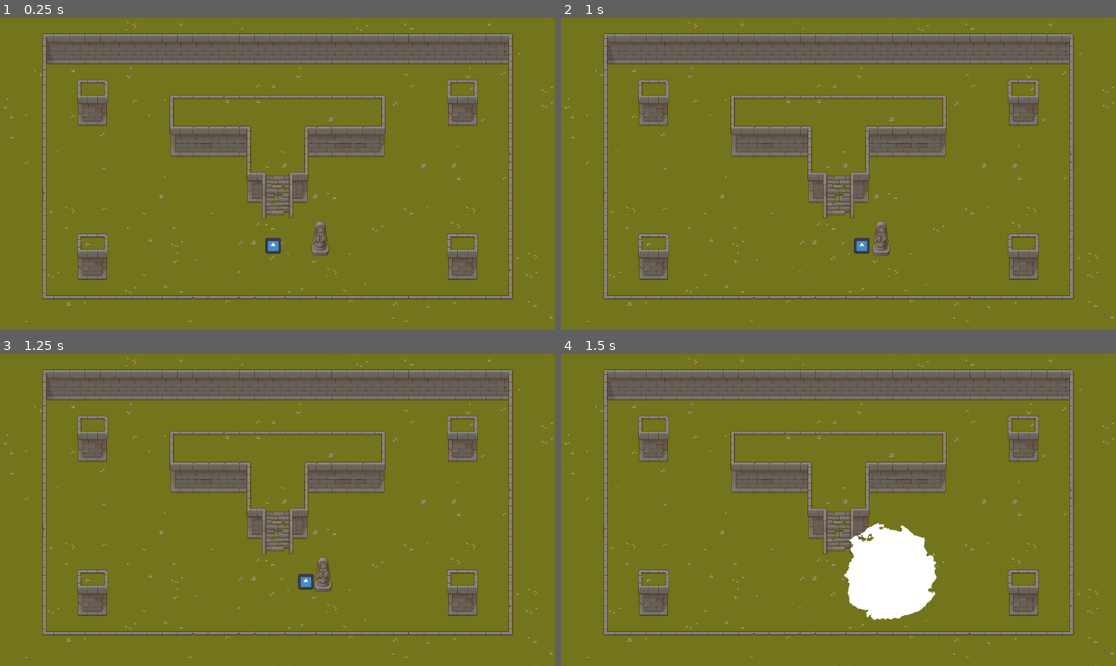
Above: before the commit, frames 1-4 (two rows, left to right).
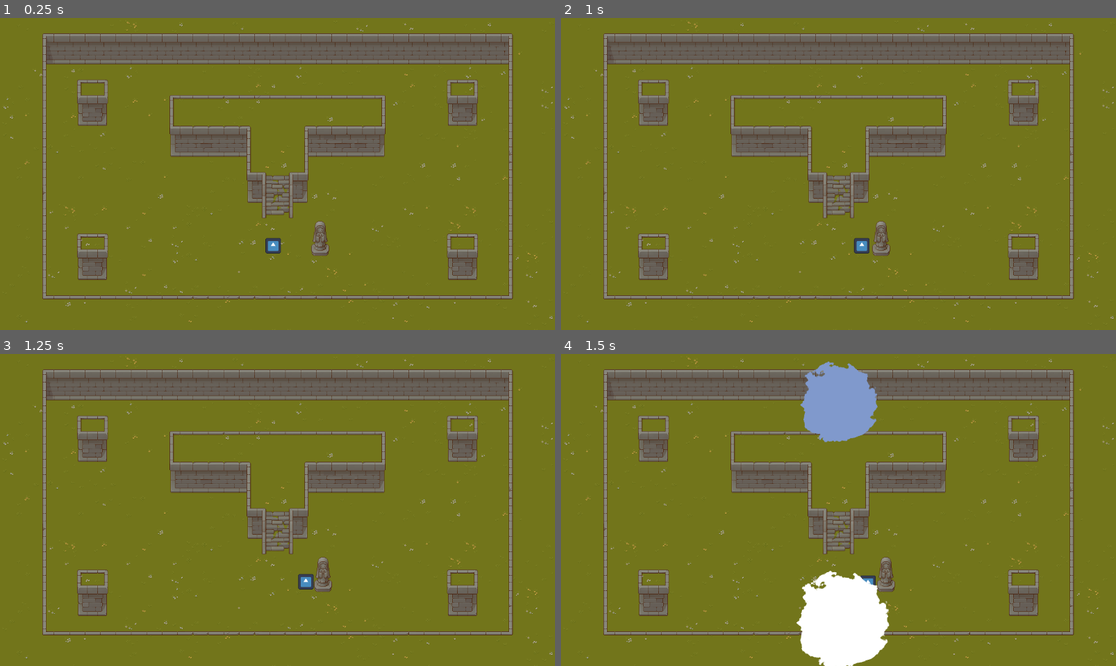
Above: after the commit, the same moments.

Repository: chris-pitre/ITCS-6156-NLP-Project
Game: Godot game, scene res://scenes/levels/test_level.tscn
Same seed, same stepped clock (60 frames per second), same inputs: the game is played once before the commit and once after it. The engine's default icon, where the game draws it, is replaced by a stand-in: a white triangle on a blue panel in a dark square.
Inputs:
- Up to frame 1 (0.25 s): no input
- Up to frame 2 (1 s): tap Enter (ui_accept) at 0.5, 0.77 s; hold Right (ui_right) from 0.53 s (still down); hold Space (Interact) from 0.53 s (still down)
- Up to frame 3 (1.25 s): keep holding Right (ui_right); keep holding Space (Interact)
- Up to frame 4 (1.5 s): release Right (ui_right) at 1.28 s; release Space (Interact) at 1.28 s; hold Down (ui_down) from 1.28 s (still down); tap Space (Interact) at 1.35 s

Frames 1-3 are identical in both runs. In frame 4, 9.3% of the frame differs, in the area x 42-68%, y 2-100%.
Error before the commit: Invalid call. Nonexistent function 'start_chat' in base 'Nil'. (res://scenes/components/Interact/interact_component.gd:18)

Commit message:
Implemented Chat Clouds for Conversation

Diff:
--- a/scenes/NLP client/nlp_client.gd
+++ b/scenes/NLP client/nlp_client.gd
@@ -6,8 +6,11 @@
 var pid: int
 
 @export var text_entry: LimitedTextInput
+@export var response_text: Label
+@onready var response_box: TextureRect = response_text.get_node("ColorRect")
 
 func _ready():
+
 	pid = OS.create_process("python", [python_script_path], show_terminal)
 	udp.connect_to_host("127.0.0.1", 12345)
 
@@ -19,8 +22,10 @@
 
 func _process(delta):
 	if udp.get_available_packet_count() > 0:
-		print(udp.get_packet().get_string_from_utf8())
-
+		var response = udp.get_packet().get_string_from_utf8()
+		print(response)
+		response_text.text = response
+		response_box.position.x = -response_box.size.x
 func send_message(message: String):
 	print("Sent message!")
 	udp.put_packet(message.to_utf8_buffer())
--- a/scenes/components/Interact/interact_component.gd
+++ b/scenes/components/Interact/interact_component.gd
@@ -11,8 +11,8 @@
 			break
 
 func _unhandled_input(event):
-	if event.is_action_pressed("Interact"):
+	if event.is_action_pressed("Interact") and interact_object:
 		interact(interact_object)
 
 func interact(object):
-	object.start_chat()
+	object.start_chat(get_parent())
--- a/scenes/components/Talkable/talkable_component.gd
+++ b/scenes/components/Talkable/talkable_component.gd
@@ -2,11 +2,20 @@
 extends Control
 
 @onready var chat_box: LineEdit = $TextEntry/LineEdit
+var activated: bool = false
+var chatter: Node
 
-func start_chat():
+func start_chat(player):
 	visible = true
 	chat_box.grab_focus()
+	chatter = player
+	chatter.process_mode = Node.PROCESS_MODE_DISABLED
 
 func end_chat():
 	visible = false
 	chat_box.release_focus()
+	chatter.process_mode = Node.PROCESS_MODE_INHERIT
+
+func _input(event):
+	if event.is_action_pressed("ui_cancel"):
+		end_chat()
--- a/scenes/components/Talkable/talkable_component.tscn
+++ b/scenes/components/Talkable/talkable_component.tscn
@@ -1,10 +1,69 @@
-[gd_scene load_steps=4 format=3 uid="uid://dwppdolqh1ymn"]
+[gd_scene load_steps=13 format=3 uid="uid://dwppdolqh1ymn"]
 
 [ext_resource type="Script" path="res://scenes/components/Talkable/talkable_component.gd" id="1_v0gs2"]
 [ext_resource type="PackedScene" uid="uid://b0tdpokc45k04" path="res://scenes/NLP client/nlp_client.tscn" id="2_ptb8g"]
 [ext_resource type="PackedScene" uid="uid://bf8p1s2uwln3e" path="res://scenes/components/Talkable/text_entry.tscn" id="2_w2yxh"]
+[ext_resource type="Shader" path="res://assets/shaders/wavy_text.gdshader" id="4_8imgb"]
+
+[sub_resource type="ShaderMaterial" id="ShaderMaterial_i52st"]
+shader = ExtResource("4_8imgb")
+shader_parameter/height = 3.0
+shader_parameter/frequency = 1.0
+shader_parameter/speed = 2.0
+
+[sub_resource type="Shader" id="Shader_3wih3"]
+code = "shader_type canvas_item;
+
+uniform sampler2D noiseTexture : repeat_enable;
+uniform float speed : hint_range(0.01,1.0) = 0.1;
+uniform float amplitude : hint_range(0.01,1.0) = 0.2;
+uniform float aliasing = 0.01;
+
+float circle(vec2 center, float radius, vec2 p){
+	return length(p - center) - radius;
+}
+
+void fragment(){
+	vec4 noise;
+	noise = texture(noiseTexture, UV + speed * (TIME)) - 0.5;
+
+	float sdf = circle(vec2(0.5, 0.5), 0.4, UV) + amplitude * noise.x;
+
+	COLOR.rgb = vec3(0.5, 0.6, 0.8);
+	if (sdf > 0.0)
+        COLOR = vec4(0.0, 0.0, 0.0, 0.0);
+    else
+		COLOR.a = smoothstep(sdf, sdf + aliasing, 0.0);
+}
+
+"
+
+[sub_resource type="Gradient" id="Gradient_lxuwm"]
+
+[sub_resource type="FastNoiseLite" id="FastNoiseLite_m0y86"]
+
+[sub_resource type="NoiseTexture2D" id="NoiseTexture2D_pdyux"]
+seamless = true
+seamless_blend_skirt = 1.0
+color_ramp = SubResource("Gradient_lxuwm")
+noise = SubResource("FastNoiseLite_m0y86")
+
+[sub_resource type="ShaderMaterial" id="ShaderMaterial_e0b66"]
+shader = SubResource("Shader_3wih3")
+shader_parameter/speed = 0.1
+shader_parameter/amplitude = 0.2
+shader_parameter/aliasing = 0.01
+shader_parameter/noiseTexture = SubResource("NoiseTexture2D_pdyux")
+
+[sub_resource type="Gradient" id="Gradient_hy0yf"]
+colors = PackedColorArray(0, 0, 0, 1, 1.92523e-07, 0.946784, 0.952028, 1)
+
+[sub_resource type="GradientTexture2D" id="GradientTexture2D_uyhbi"]
+gradient = SubResource("Gradient_hy0yf")
+fill_from = Vector2(0, 1)
 
 [node name="TalkableComponent" type="Control"]
+top_level = true
 layout_mode = 3
 anchors_preset = 15
 anchor_right = 1.0
@@ -13,10 +72,46 @@
 grow_vertical = 2
 script = ExtResource("1_v0gs2")
 
-[node name="NLPClient" parent="." node_paths=PackedStringArray("text_entry") instance=ExtResource("2_ptb8g")]
+[node name="NLPClient" parent="." node_paths=PackedStringArray("text_entry", "response_text") instance=ExtResource("2_ptb8g")]
+show_terminal = false
 text_entry = NodePath("../TextEntry/LineEdit")
+response_text = NodePath("../TextEntry/Reponse")
 
 [node name="TextEntry" parent="." instance=ExtResource("2_w2yxh")]
 layout_mode = 1
 
+[node name="Text" parent="TextEntry" index="1"]
+anchors_preset = -1
+anchor_top = 0.86
+anchor_bottom = 0.86
+grow_vertical = 0
+
+[node name="Reponse" type="Label" parent="TextEntry"]
+material = SubResource("ShaderMaterial_i52st")
+custom_minimum_size = Vector2(200, 0)
+layout_mode = 1
+anchors_preset = -1
+anchor_left = 0.5
+anchor_top = 0.127
+anchor_right = 0.5
+anchor_bottom = 0.127
+grow_horizontal = 2
+theme_override_colors/font_color = Color(0, 0, 0, 1)
+horizontal_alignment = 1
+vertical_alignment = 1
+
+[node name="ColorRect" type="TextureRect" parent="TextEntry/Reponse"]
+show_behind_parent = true
+material = SubResource("ShaderMaterial_e0b66")
+layout_mode = 1
+anchors_preset = 15
+anchor_right = 1.0
+anchor_bottom = 1.0
+offset_top = -44.296
+offset_bottom = 60.704
+grow_horizontal = 2
+grow_vertical = 2
+texture = SubResource("GradientTexture2D_uyhbi")
+expand_mode = 5
+
 [editable path="TextEntry"]
--- a/scenes/components/Talkable/text_entry.tscn
+++ b/scenes/components/Talkable/text_entry.tscn
@@ -28,6 +28,7 @@
 shader_parameter/noiseTexture = SubResource("NoiseTexture2D_pdyux")
 
 [sub_resource type="Gradient" id="Gradient_hy0yf"]
+colors = PackedColorArray(0, 0, 0, 1, 1.92523e-07, 0.946784, 0.952028, 1)
 
 [sub_resource type="GradientTexture2D" id="GradientTexture2D_uyhbi"]
 gradient = SubResource("Gradient_hy0yf")
@@ -56,9 +57,9 @@
 size_flags_vertical = 4
 placeholder_text = "Please start typing..."
 script = ExtResource("1_kuhqh")
-text_display = NodePath("../Label")
+text_display = NodePath("../Text")
 
-[node name="Label" type="Label" parent="."]
+[node name="Text" type="Label" parent="."]
 material = SubResource("ShaderMaterial_i52st")
 layout_mode = 1
 anchors_preset = 8
@@ -76,7 +77,7 @@
 horizontal_alignment = 1
 vertical_alignment = 1
 
-[node name="ColorRect" type="TextureRect" parent="Label"]
+[node name="ColorRect" type="TextureRect" parent="Text"]
 show_behind_parent = true
 material = SubResource("ShaderMaterial_dhvux")
 layout_mode = 1
--- a/src/limited_text_input.gd
+++ b/src/limited_text_input.gd
@@ -5,9 +5,7 @@
 
 @export var text_display: Label
 
-func _ready():
-	#grab_focus()
-	pass
+
 
 func _on_text_changed(new_text):
 	var old_caret_position = self.caret_column
